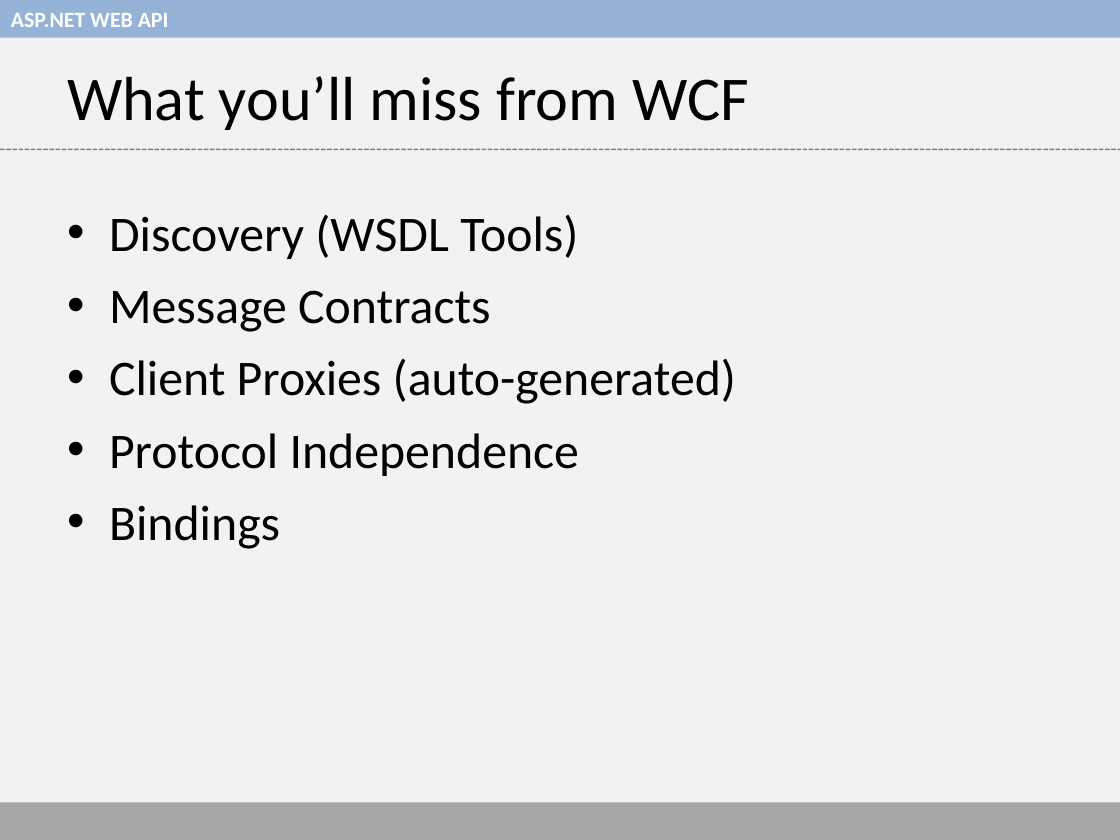
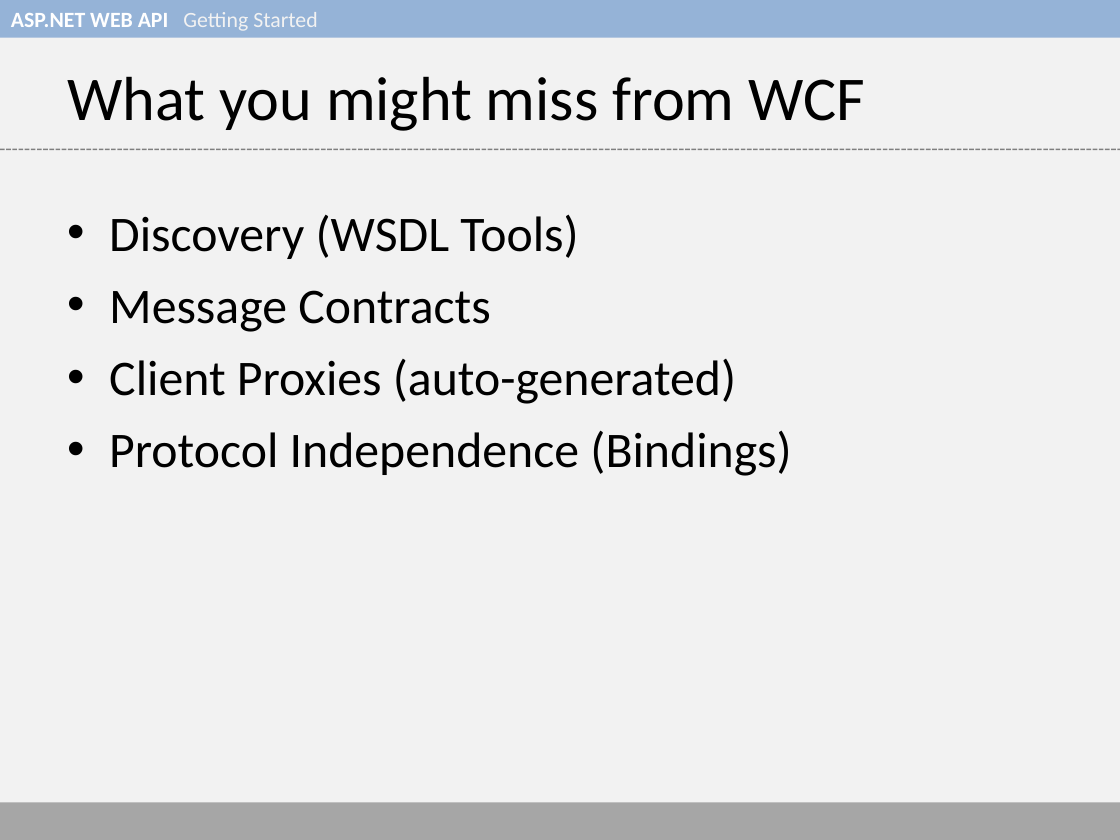
Before and after one commit to thaslam/hartford-code-camp-5, a slide deck: slide 13 of web-api-presentation.ppt. Drawn at 1120x840 pixels with LibreOffice and Linux fonts; fonts in the diff are those of the drawing. Boxes give left, top, right and bottom in pixels: in the first picture for what was removed or moved away, otherwise in the second. Text is boxed around its words. In the diff, an @@ line names an element or a change of style, - is before the commit and + after.

```diff
--- a/web-api-presentation.ppt
+++ b/web-api-presentation.ppt
@@ text in rectangle at box(11, 12, 317, 31): text changed; text colour #FFFFFF to #F2F2F2; bold off @@
-ASP.NET WEB API
+ASP.NET WEB API Getting Started
@@ title at box(67, 76, 865, 131): text changed @@
-What you’ll miss from WCF
+What you might miss from WCF
@@ text at box(109, 430, 791, 476): text changed @@
-• Protocol Independence
-• Bindings
+• Protocol Independence (Bindings)
```
Also in this commit, not shown: 19 other slides changed.
